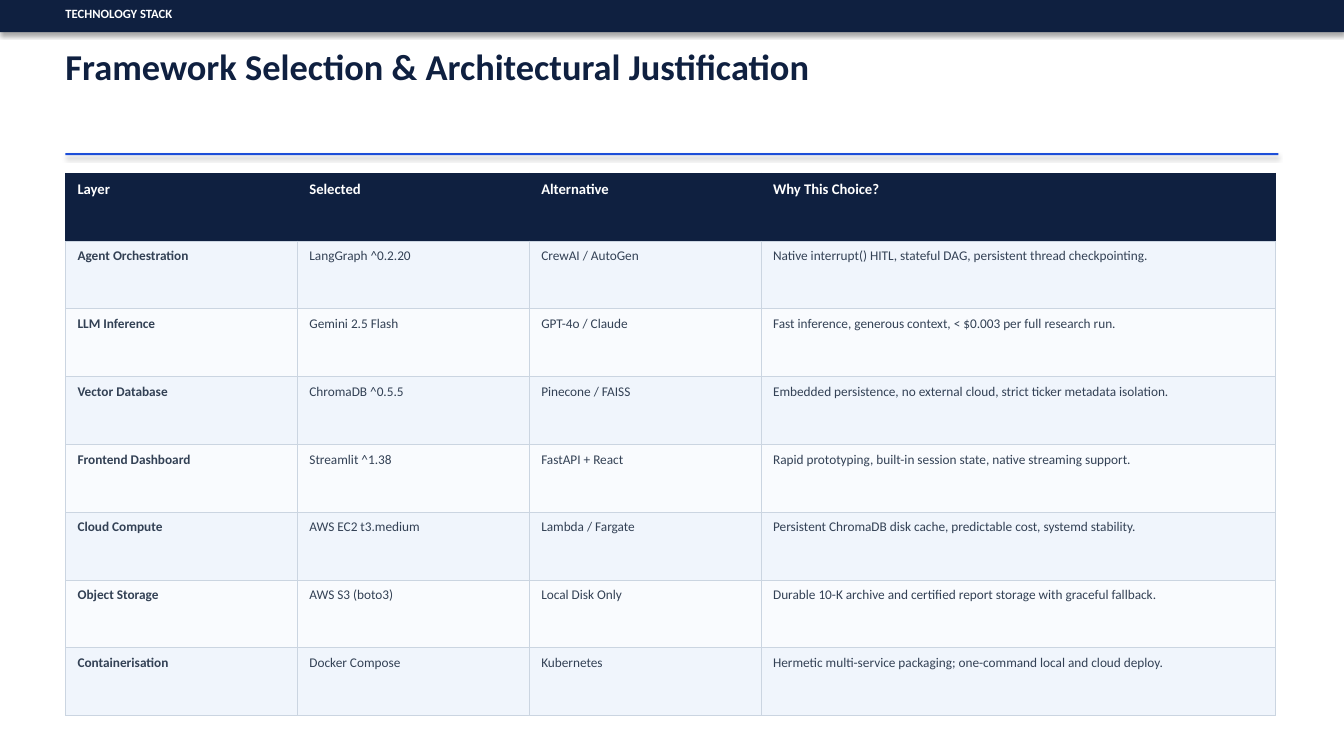
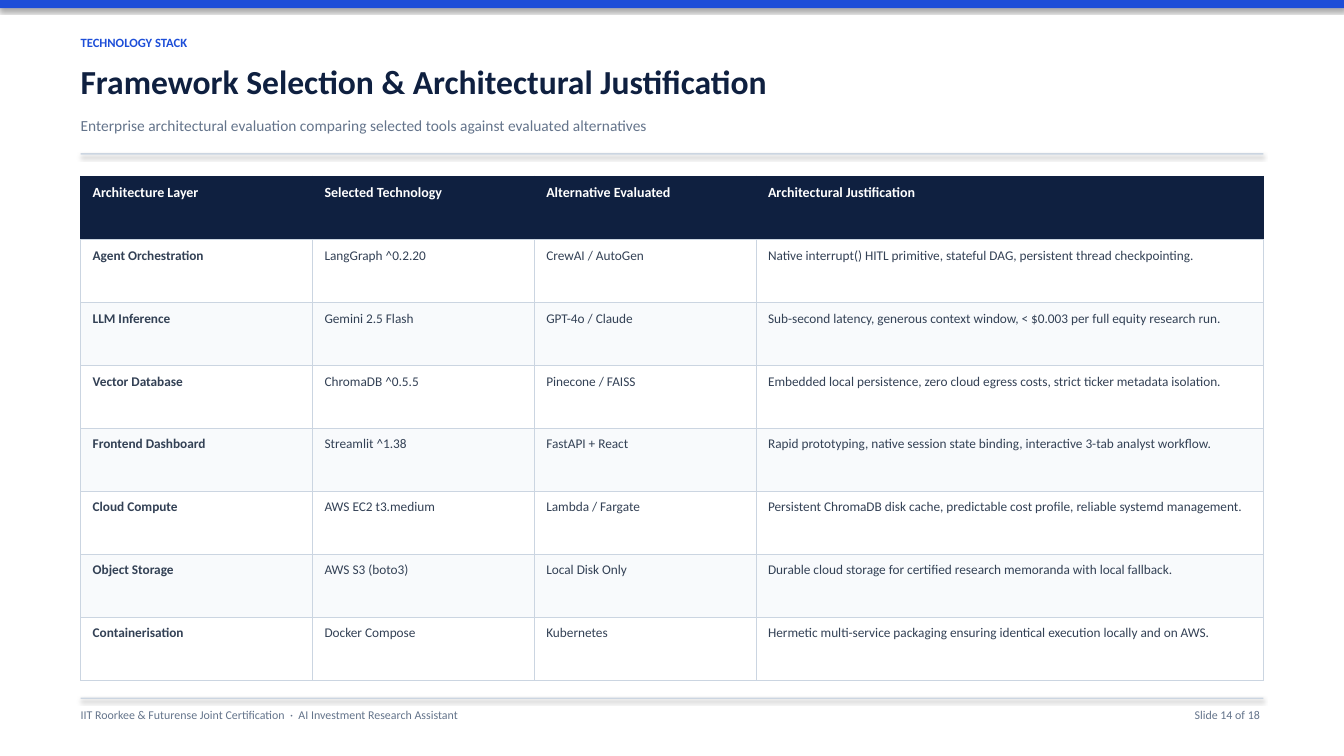
Before and after one commit to SagarTrimukhe/ai-investment-research-assistant, a slide deck: slide 14 of CAPSTONE_PROJECT_PRESENTATION.pptx. Drawn at 1344x756 pixels with LibreOffice and Linux fonts; fonts in the diff are those of the drawing. Boxes give left, top, right and bottom in pixels: in the first picture for what was removed or moved away, otherwise in the second. Text is boxed around its words. In the diff, an @@ line names an element or a change of style, - is before the commit and + after.

Commit message:
design: streamline presentation to clean, simple bullet format with executive styling

```diff
--- a/CAPSTONE_PROJECT_PRESENTATION.pptx
+++ b/CAPSTONE_PROJECT_PRESENTATION.pptx
@@ rectangle: place and size @@
-rectangle at [0, 0, 1344, 32]
+rectangle at [0, 0, 1344, 8]
@@ rectangle at [0, 0, 1344, 8]: fill #0F2040 to #1D4ED8 @@
@@ text "TECHNOLOGY STACK": place and size @@
-text "TECHNOLOGY STACK" at [65, 9, 172, 18]
+text "TECHNOLOGY STACK" at [81, 38, 187, 47]
@@ text "TECHNOLOGY STACK" at [81, 38, 187, 47]: text colour #FFFFFF to #1D4ED8 @@
@@ text "Framework Selection & Architectural Justification": place and size @@
-text "Framework Selection & Architectural Justification" at [65, 54, 809, 81]
+text "Framework Selection & Architectural Justification" at [81, 70, 766, 95]
@@ text "Framework Selection & Architectural Justification" at [81, 70, 766, 95]: size 26 to 24 pt @@
@@ text added at [81, 120, 646, 134], 11 pt, text #64748B @@
+Enterprise architectural evaluation comparing selected tools against evaluated alternatives
@@ table at [81, 176, 1263, 681] @@
-row 1: Layer | Selected | Alternative | Why This Choice?
+row 1: Architecture Layer | Selected Technology | Alternative Evaluated | Architectural Justification
-row 2, column 4: Native interrupt() HITL, stateful DAG, persistent thread checkpointing.
+row 2, column 4: Native interrupt() HITL primitive, stateful DAG, persistent thread checkpointing.
-row 3, column 4: Fast inference, generous context, < $0.003 per full research run.
+row 3, column 4: Sub-second latency, generous context window, < $0.003 per full equity research run.
-row 4, column 4: Embedded persistence, no external cloud, strict ticker metadata isolation.
+row 4, column 4: Embedded local persistence, zero cloud egress costs, strict ticker metadata isolation.
-row 5, column 4: Rapid prototyping, built-in session state, native streaming support.
+row 5, column 4: Rapid prototyping, native session state binding, interactive 3-tab analyst workflow.
-row 6, column 4: Persistent ChromaDB disk cache, predictable cost, systemd stability.
+row 6, column 4: Persistent ChromaDB disk cache, predictable cost profile, reliable systemd management.
-row 7, column 4: Durable 10-K archive and certified report storage with graceful fallback.
+row 7, column 4: Durable cloud storage for certified research memoranda with local fallback.
-row 8, column 4: Hermetic multi-service packaging; one-command local and cloud deploy.
+row 8, column 4: Hermetic multi-service packaging ensuring identical execution locally and on AWS.
@@ fill #F0F5FC to #FFFFFF in 16 cells @@
@@ fill #F9FBFE to #F8FAFC in 12 cells @@
@@ table: place and size @@
-table at [66, 173, 1275, 716]
+table at [81, 176, 1263, 681]
@@ rectangle: place and size @@
-rectangle at [66, 153, 1278, 155]
+rectangle at [81, 153, 1263, 154]
@@ rectangle at [81, 153, 1263, 154]: fill #1D4ED8 to #CBD5E1 @@
@@ rectangle added at [81, 698, 1263, 699], fill #CBD5E1 @@
@@ text added at [81, 711, 458, 719], 8.5 pt, text #64748B @@
+IIT Roorkee & Futurense Joint Certification · AI Investment Research Assistant
@@ text added at [1195, 711, 1260, 719], 8.5 pt, text #64748B @@
+Slide 14 of 18
```
Also in this commit, not shown: 15 other slides changed, 2 slides added, 2 slides removed.
